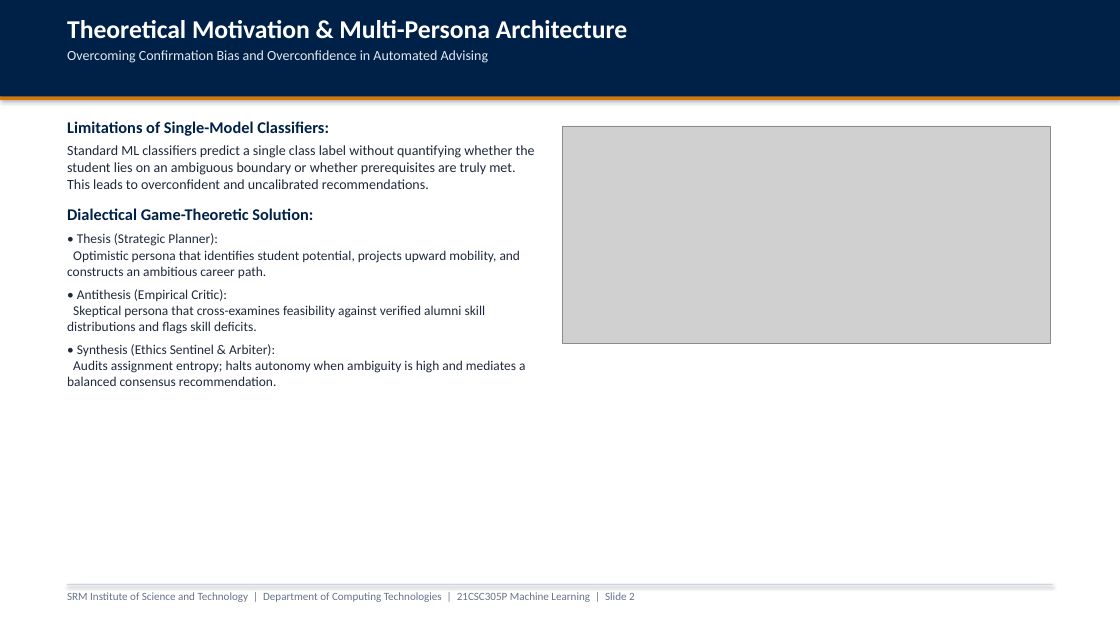
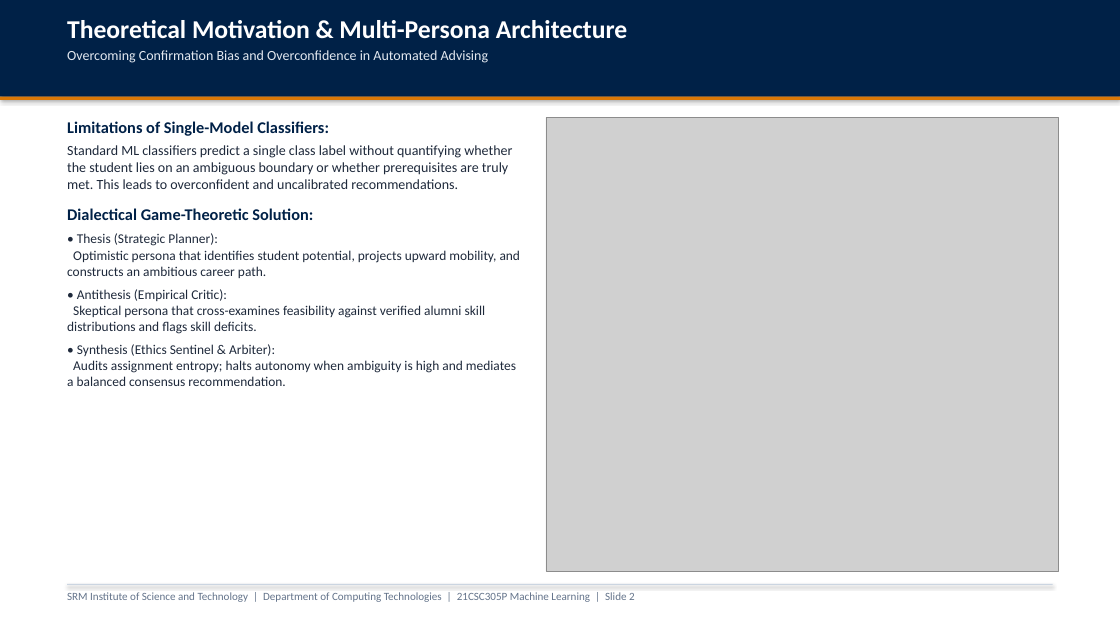
Before and after one commit to parth2024-tech/SRM-21CSC305P-Machine-Learning-Career-Guidance-Debate-Agent, a slide deck: slide 2 of presentation_unit3_unit4_unit5.pptx. Drawn at 1120x630 pixels with LibreOffice and Linux fonts; fonts in the diff are those of the drawing; grey boxes stand for pictures. Boxes give left, top, right and bottom in pixels: in the first picture for what was removed or moved away, otherwise in the second. Text is boxed around its words. In the diff, an @@ line names an element or a change of style, - is before the commit and + after.

Commit message:
feat(presentation): resize and re-layout graphs across all slides to eliminate empty space

```diff
--- a/presentation_unit3_unit4_unit5.pptx
+++ b/presentation_unit3_unit4_unit5.pptx
@@ text "Limitations of Single-Model Classifiers:" rewrapped from [67,121,535,386] to [67,121,521,386] @@
@@ picture: place and size @@
-picture at [563,126,1050,344]
+picture at [546,118,1059,571]
```
Also in this commit, not shown: 8 other slides changed, 13 other files.
